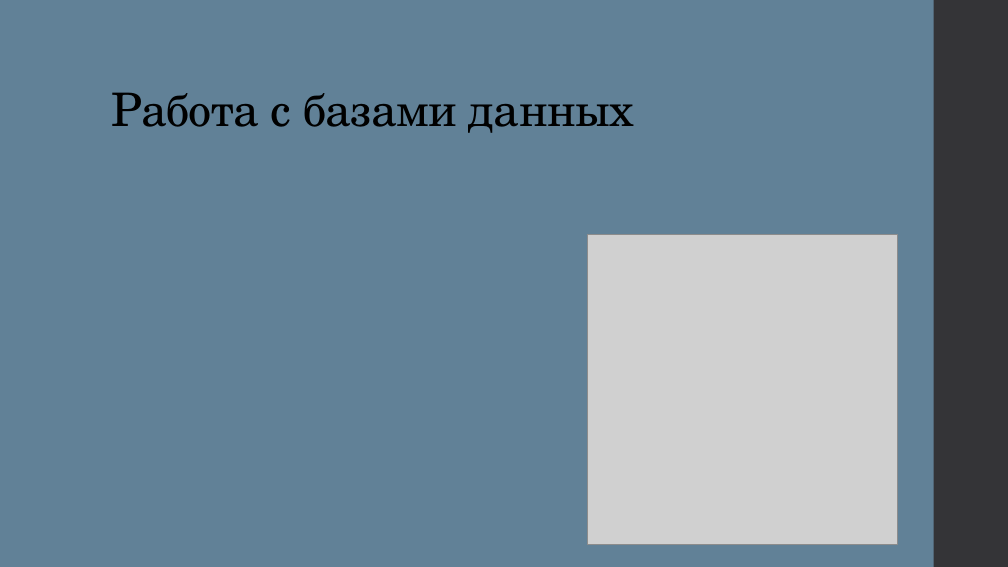
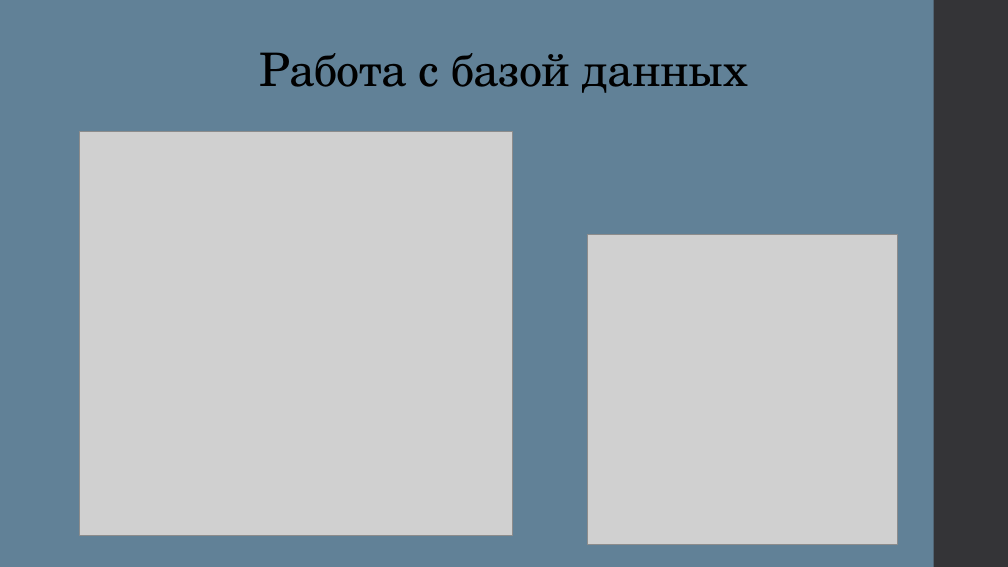
Before and after one commit to Sushcheva/Telegram-, a slide deck: slide 9 of Презентация по проекту.pptx (slide 5 before the commit). Drawn at 1008x567 pixels with LibreOffice and Linux fonts; fonts in the diff are those of the drawing; grey boxes stand for pictures. Boxes give left, top, right and bottom in pixels: in the first picture for what was removed or moved away, otherwise in the second. Text is boxed around its words. In the diff, an @@ line names an element or a change of style, - is before the commit and + after.

```diff
--- a/Презентация по проекту.pptx
+++ b/Презентация по проекту.pptx
@@ title at (260,52,748,93): text changed @@
-Работа с базами данных
+Работа с базой данных
@@ picture added at (79,131,512,535) @@
```
Also in this commit, not shown: 3 other slides changed, 6 slides added, 1 slide removed.
